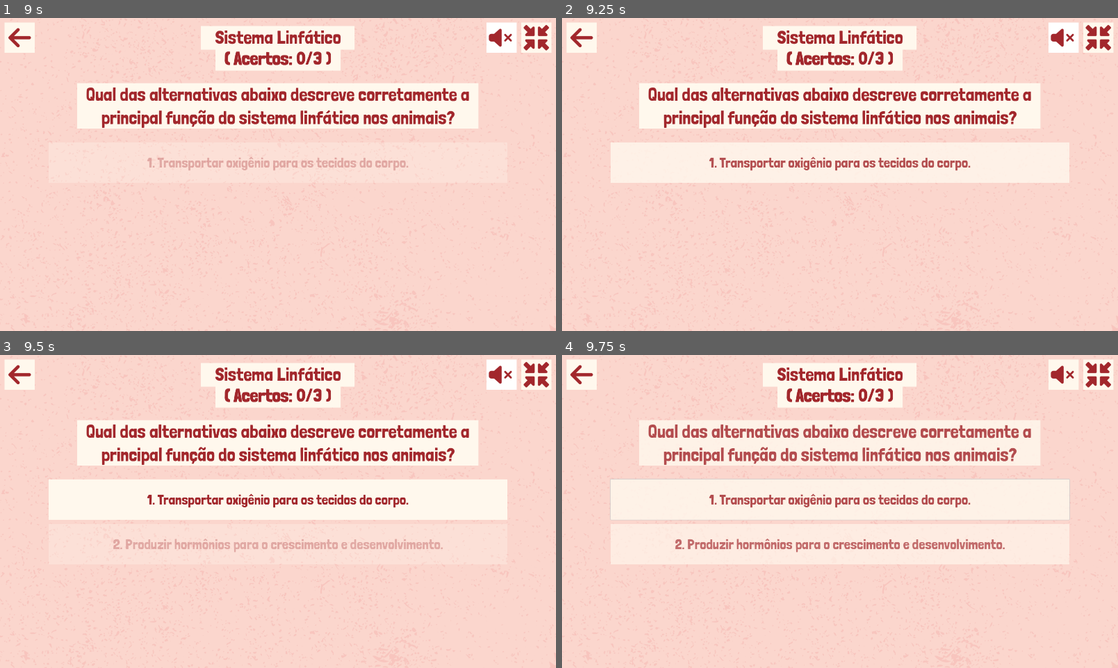
Above: before the commit, frames 1-4 (two rows, left to right).
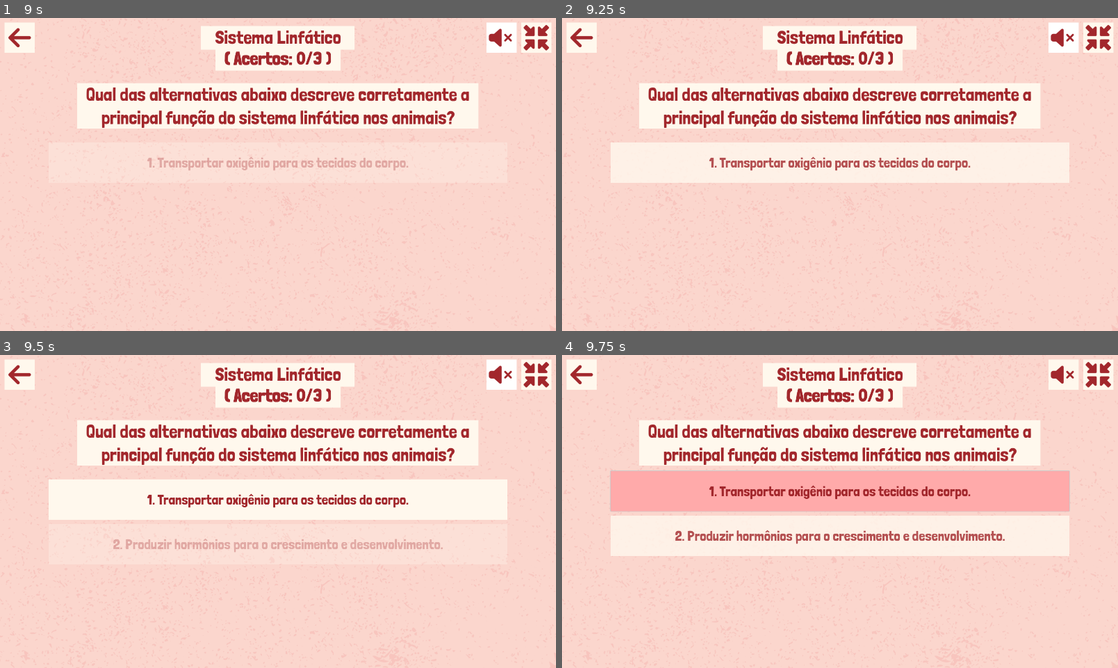
Above: after the commit, the same moments.

Repository: telmotrooper/vet-game
Game: Godot game, scene res://main.tscn
Two runs of this game, one before a commit and one after it. Both use one fixed random seed, a clock stepped at 60 frames per second and the inputs below.
Inputs (mouse positions are in pixels of both pictures, inside the frame that each line leads up to):
- Up to frame 1 (9 s): tap Enter at 0.5 s; click "JOGAR" at 1.25 s; click (533, 36) at 2 s; click "CÃES (FIGURA)" at 2.75 s; click (533, 36) at 3.5 s; click (533, 36) at 4.25 s; click (22, 36) at 5 s; click "GATOS (FIGURA)" at 5.75 s; click "SISTEMA LINFÁTICO (QUIZ)" at 6.5 s; tap Space at 8 s; click (500, 36) at 8.75 s
- Up to frame 2 (9.25 s): no input
- Up to frame 3 (9.5 s): no input
- Up to frame 4 (9.75 s): click "1. Transportar oxigênio para …" at 9.5 s

Frames 1-3 are identical in both runs. In frame 4, 17% of the frame differs, in the area x 8-92%, y 22-67%.

Commit message:
painting correct and wrong answers (#40)
* painting answers

* reset answer style on fade out

* give the user some time to check the correct answer

Diff:
--- a/levels/lymphatic_system_level/answer.gd
+++ b/levels/lymphatic_system_level/answer.gd
@@ -5,7 +5,7 @@
 signal question_answered
 
 func _pressed() -> void:
-	question_answered.emit(value)
+	question_answered.emit(self, value)
 
 func freeze() -> void:
 	set_mouse_filter(MOUSE_FILTER_IGNORE)
--- a/levels/lymphatic_system_level/lymphatic_system_level.tscn
+++ b/levels/lymphatic_system_level/lymphatic_system_level.tscn
@@ -8,7 +8,9 @@
 [ext_resource type="PackedScene" uid="uid://wnlhcjcm0qc" path="res://ui/victory_panel/victory_panel.tscn" id="4_0qajo"]
 [ext_resource type="Resource" uid="uid://cacanb31t3bwl" path="res://levels/lymphatic_system_level/questions/funcao_do_sistema_linfatico.tres" id="4_omnvc"]
 [ext_resource type="Resource" uid="uid://bhiuxc5uo3b7q" path="res://levels/lymphatic_system_level/questions/filtrar_o_sangue.tres" id="5_qp137"]
+[ext_resource type="StyleBox" uid="uid://dsatbvn64tsnd" path="res://ui/correct_answer_styles.tres" id="9_kqn61"]
 [ext_resource type="Script" path="res://levels/lymphatic_system_level/answer.gd" id="9_ywt1q"]
+[ext_resource type="StyleBox" uid="uid://bvjsvoeb6x5is" path="res://ui/wrong_answer_styles.tres" id="10_02l6n"]
 
 [sub_resource type="LabelSettings" id="LabelSettings_hcqab"]
 font_size = 64
@@ -25,6 +27,8 @@
 mouse_filter = 2
 script = ExtResource("1_w7cp7")
 questions = Array[ExtResource("2_ulneb")]([ExtResource("3_7mtci"), ExtResource("4_omnvc"), ExtResource("5_qp137")])
+correct_answer = ExtResource("9_kqn61")
+wrong_answer = ExtResource("10_02l6n")
 
 [node name="Background" type="CanvasLayer" parent="."]
 layer = -2
--- a/levels/quiz_level.gd
+++ b/levels/quiz_level.gd
@@ -5,6 +5,10 @@
 var current_question: QuizQuestion
 var question_counter: int
 var score := 0
+
+@export_group("Styles")
+@export var correct_answer: StyleBox
+@export var wrong_answer: StyleBox
 
 const base_text := "[center][b]( Acertos:[/b] %d/%d )[/center]"
 
@@ -80,6 +84,7 @@
 
 	for answer in answers:
 		var button = find_child("Answer%d" % answer_counter)
+		button.remove_theme_stylebox_override("normal")
 		button.text = "%d. %s" % [answer_counter, answer]
 		button.value = answer
 		answer_counter += 1
@@ -99,13 +104,29 @@
 
 	%VictoryPanel.show_panel()
 
-func _on_question_answered(value: String) -> void:
+func _on_question_answered(button: Button, value: String) -> void:
+	# Disable mouse temporarily so we display the "normal" style instead of "hover".
+	button.set_mouse_filter(MOUSE_FILTER_IGNORE)
+
+	# Paint correct and wrong answers.
+	if value == current_question.correct_answer:
+		button.add_theme_stylebox_override("normal", correct_answer)
+	else:
+		button.add_theme_stylebox_override("normal", wrong_answer)
+		for answer in %Answers.get_children():
+			if answer.value == current_question.correct_answer:
+				answer.add_theme_stylebox_override("normal", correct_answer)
+				break
+
 	if value == current_question.correct_answer:
 		score += 1
 	update_text()
 
 	var index = questions.find(current_question)
 	questions.pop_at(index)
+
+	# Give some time for the user to check the correct answer.
+	await get_tree().create_timer(2.0).timeout
 
 	if len(questions) > 0:
 		current_question = questions.pick_random()
--- a/title_screen/credits.tscn
+++ b/title_screen/credits.tscn
@@ -58,25 +58,48 @@
 vertical_alignment = 1
 metadata/_edit_lock_ = true
 
-[node name="RichTextLabel" type="RichTextLabel" parent="."]
+[node name="StudentNames" type="RichTextLabel" parent="."]
 layout_mode = 1
-anchors_preset = 7
+anchors_preset = 8
 anchor_left = 0.5
-anchor_top = 1.0
+anchor_top = 0.5
 anchor_right = 0.5
-anchor_bottom = 1.0
-offset_left = -472.5
-offset_top = -692.0
-offset_right = 472.5
-offset_bottom = -66.0
+anchor_bottom = 0.5
+offset_left = -565.5
+offset_top = -152.0
+offset_right = 565.5
+offset_bottom = 474.0
 grow_horizontal = 2
-grow_vertical = 0
+grow_vertical = 2
 theme_override_colors/default_color = Color(1, 0.972549, 0.929412, 1)
 bbcode_enabled = true
-text = "[center][b]•[/b] Ilda Luiza Vieira Salvador
-[b]•[/b] Lorem ipsum dolor sit amet
-[b]•[/b] Lorem ipsum dolor sit amet
-[b]•[/b] Lorem ipsum dolor sit amet
-[b]•[/b] Lorem ipsum dolor sit amet
-[b]•[/b] Lorem ipsum dolor sit amet
-[b]•[/b] Lorem ipsum dolor sit amet[/center]"
+text = "[b]•[/b] Ana Elise Luz de Carvalho
+[b]•[/b] Carolina Mottin Pereira de Paula
+[b]•[/b] Daniela Fonseca Accioly
+[b]•[/b] Gabrielle dos Santos
+[b]•[/b] Ilda Luiza Vieira Salvador
+[b]•[/b] Maria de Fátima Raitz
+[b]•[/b] Sofia Canto da Costa Pereira"
+
+[node name="StudentIds" type="RichTextLabel" parent="StudentNames"]
+layout_mode = 1
+anchors_preset = 8
+anchor_left = 0.5
+anchor_top = 0.5
+anchor_right = 0.5
+anchor_bottom = 0.5
+offset_left = -565.5
+offset_top = -313.0
+offset_right = 565.5
+offset_bottom = 313.0
+grow_horizontal = 2
+grow_vertical = 2
+theme_override_colors/default_color = Color(1, 0.972549, 0.929412, 1)
+bbcode_enabled = true
+text = "[right](1624239298)
+(162410080)
+(162410556)
+(162412301)
+(162411744)
+(162410945)
+(162411093)"
--- /dev/null
+++ b/ui/correct_answer_styles.tres
@@ -0,0 +1,9 @@
+[gd_resource type="StyleBoxFlat" format=3 uid="uid://dsatbvn64tsnd"]
+
+[resource]
+bg_color = Color(0.8, 1, 0.666667, 1)
+border_width_left = 40
+border_width_top = 40
+border_width_right = 40
+border_width_bottom = 40
+border_color = Color(0.8, 1, 0.666667, 1)
--- /dev/null
+++ b/ui/wrong_answer_styles.tres
@@ -0,0 +1,9 @@
+[gd_resource type="StyleBoxFlat" format=3 uid="uid://bvjsvoeb6x5is"]
+
+[resource]
+bg_color = Color(1, 0.666667, 0.666667, 1)
+border_width_left = 40
+border_width_top = 40
+border_width_right = 40
+border_width_bottom = 40
+border_color = Color(1, 0.666667, 0.666667, 1)
Not shown: 1 places in levels/lymphatic_system_level/lymphatic_system_level.tscn that only renumber resources
